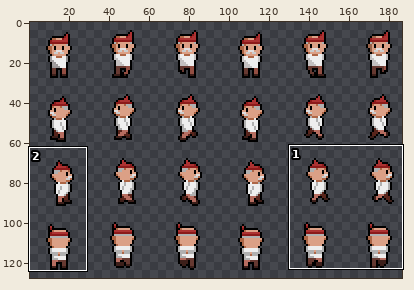
Sprite sheet, stored at res/NPC/Lolo/lolo_sprite.png. Above: a wide view before the commit, with the close-up outlined.
Close-up. The starting point:
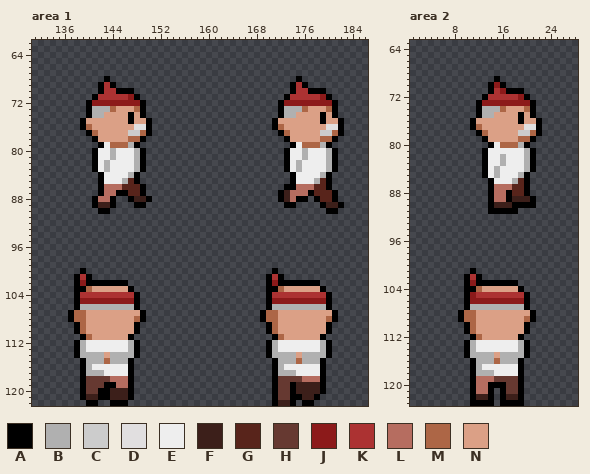
The file is 192x128 pixels. Colours within 5 levels of each other are drawn and written as one. Shown: area 1: x 131..186, y 62..122; area 2: x 1..28, y 63..123. The wide view leaves out empty margins. The commit also changed other parts of the picture, which this record leaves out.
Palette (. is transparent): A #000000  B #b0b0b0  C #cccccc  D #e1dfe0  E #eeeeee  F #3c1f1a  G #58241b  H #663931  J #8c1a1a  K #ac3232  L #b66d60  M #ad6646  N #dba086
After the commit:
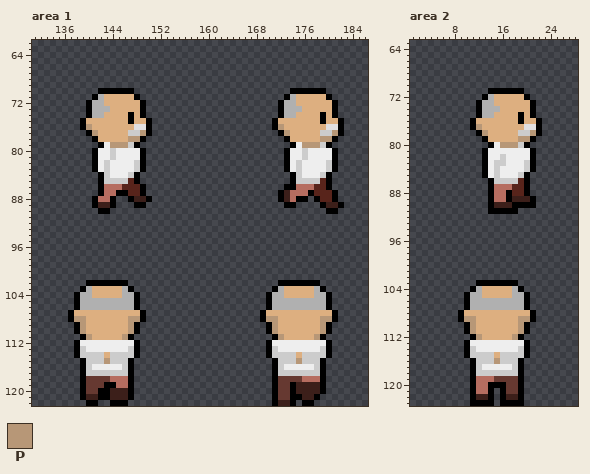
Colours new in this view: P #b79777
Edits made:
colour N: #dba086 -> #ddaf80
Changed rows in their new state; - is a pixel that keeps its letter.
Area 1:
first column x 140:
 68 ---.-------------------------------.------
 69 --...-----------------------------...-----
 70 ---AA------------------------------AA-----
 71 --BNNNNN--------------------------BNNNNN--
 72 -BBNNNNNN------------------------BBNNNNNN-
 73 ----N---N---------------------------N---N-
 76 P-------------------------------P---------
 77 -P-------P-----------------------P-------P
 78 -------PP------------------------------PP-
 79 ----PPPC----------------------------PPPC--
 80 ----C---E---------------------------C---E-
 81 ----C---E---------------------------C---E-
 82 ---C----C--------------------------C----C-
 83 ---C----C--------------------------C----C-
 84 ---C---C---------------------------C---C--
 85 ---CCCC----------------------------CCCC---
first column x 138:
100 -.-------------------------------.---------
101 ...-----------------------------...--------
102 ..------------------------------..---------
103 .-B-----B-----------------------.-B-----B--
104 -BBNNNNNBB-----------------------BBNNNNNBB-
105 -BBBBBBBBB-----------------------BBBBBBBBB-
107 NN------------------------------NN---------
108 PP-------PP---------------------PP-------PP
109 -P-------P-----------------------P-------P-
110 -P-------P-----------------------P-------P-
111 --P-----P-------------------------P-----P--
112 -E-------E-----------------------E-------E-
113 -C-------C-----------------------C-------C-
114 -CCCC-CCCC-----------------------CCCC-CCCC-
115 --CCCPCCC-------------------------CCCPCCC--
116 --C-----C-------------------------C-----C--
117 --CCCCCCC-------------------------CCCCCCC--
Area 2:
first column x 12:
 69 ---.------
 70 --...-----
 71 ---AA-----
 72 --BNNNNN--
 73 -BBNNNNNN-
 74 ----N---N-
 77 P---------
 78 -P-------P
 79 -------PP-
 80 ----PPPC--
 81 --------E-
 82 ----C---E-
 83 ---CC---C-
 84 ---C----C-
 85 ---C---C--
 86 ---CCCC---
first column x 10:
101 -.---------
102 ...--------
103 ..---------
104 .-B-----B--
105 -BBNNNNNBB-
106 -BBBBBBBBB-
108 NN---------
109 PP-------PP
110 -P-------P-
111 -P-------P-
112 --P-----P--
113 -E-------E-
114 -C-------C-
115 -CCCC-CCCC-
116 --CCCPCCC--
117 --C-----C--
118 --CCCCCCC--
Pixel boxes of the changes (left, top, right, bottom) in both close-ups:
changed: (86, 76, 146, 184)
changed: (278, 76, 338, 184)
changed: (74, 268, 140, 376)
changed: (266, 268, 332, 376)
changed: (476, 76, 536, 184)
changed: (464, 268, 530, 376)
